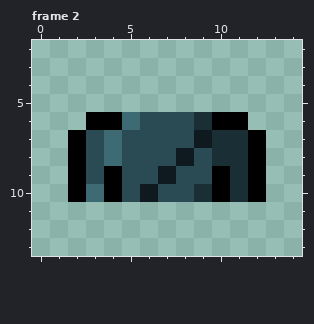
Pixel-art file -- resources/gfx/gear/chest/wraith/WraithJerkin-Up.aseprite. The picture above is the old version.
16x16 pixels, 4 frames. Shown: frame 2: x 0..14, y 2..13. The commit also changed other frames, which this record leaves out.
After:
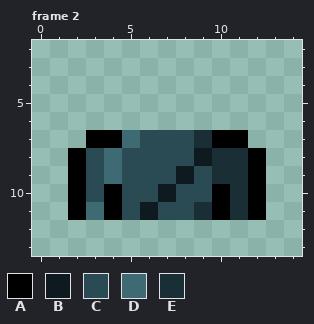
Palette (. is transparent): A #000000  B #0e1a20  C #2a4a54  D #3e6a74  E #1a2e36
The exact change:
Frame 2, layer "Chest Peice":
The edit adds colour A in row 11 at x 2, 4, 10 and 12.
Colour C gives way to colour A in row 7 at x 3.
Colour D gives way to colour A in row 7 at x 4.
Colour E gives way to colour A in row 7 at x 10 to 11.
The edit adds colour B in row 11 at x 6.
Colour C gives way to colour B in row 8 at x 9; in row 9 at x 8; in row 10 at x 7.
The edit adds colour C in row 11 at x 5 and 7 to 8.
Colour B gives way to colour C in row 8 at x 8; in row 9 at x 7; in row 10 at x 6.
Colour D gives way to colour C in row 10 at x 3.
Colour E gives way to colour C in row 10 at x 9.
The edit adds colour D in row 11 at x 3.
Colour A gives way to colour D in row 9 at x 4.
Colour C gives way to colour D in row 7 at x 5.
The edit adds colour E in row 11 at x 9 and 11.
Colour A gives way to colour E in row 9 at x 10.
Colour B gives way to colour E in row 7 at x 9.
The edit erases colour A in row 6 at x 3 to 4 and 10 to 11; in row 7 at x 2 and 12.
The edit erases colour C in row 6 at x 6 to 8.
The edit erases colour D in row 6 at x 5.
The edit erases colour E in row 6 at x 9.
Boxes around the changes in both pictures, in picture pixels (x1, y1, x2, y2):
changed: (68, 112, 266, 220)
